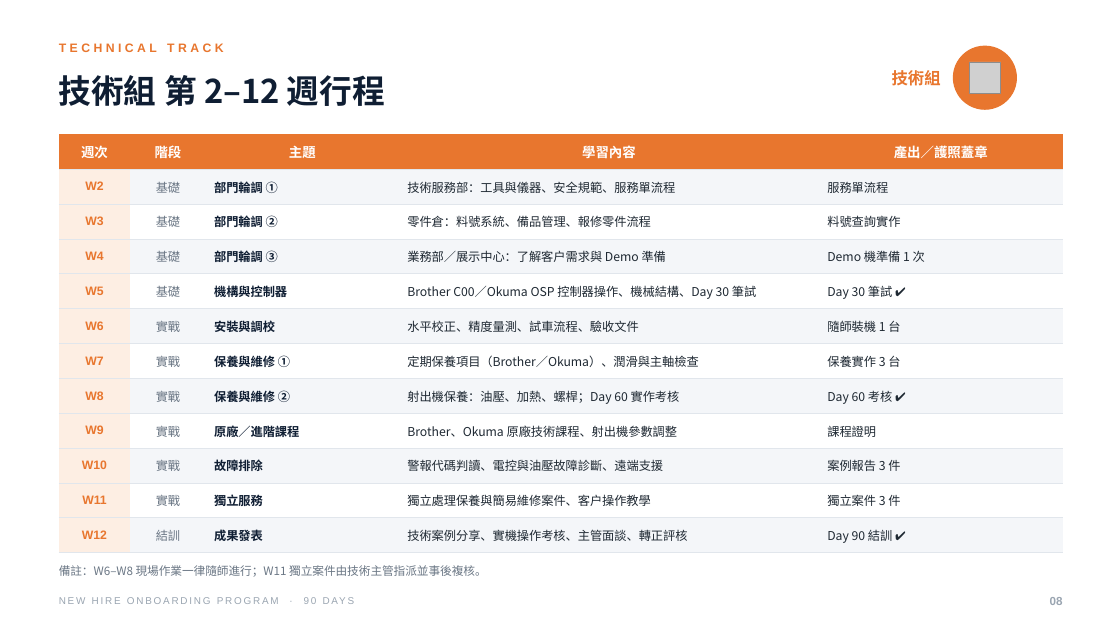
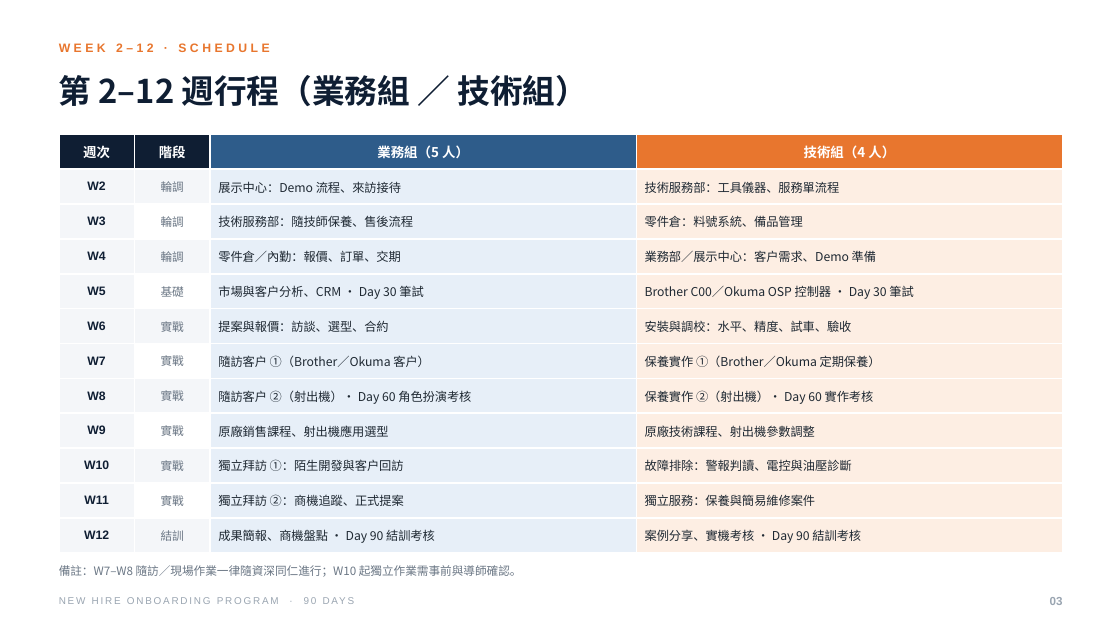
Before and after one commit to KiyotaJesse/apex-public-data, a slide deck: slide 4 of 新人90天教育訓練計畫.pptx (slide 9 before the commit). Drawn at 1120x630 pixels with LibreOffice and Linux fonts; fonts in the diff are those of the drawing; grey boxes stand for pictures. Boxes give left, top, right and bottom in pixels: in the first picture for what was removed or moved away, otherwise in the second. Text is boxed around its words. In the diff, an @@ line names an element or a change of style, - is before the commit and + after.

```diff
--- a/新人90天教育訓練計畫.pptx
+++ b/新人90天教育訓練計畫.pptx
@@ text at [59, 43, 269, 52]: text changed @@
-TECHNICAL TRACK
+WEEK 2–12 · SCHEDULE
@@ ellipse removed at [954, 46, 1017, 109] @@
@@ text at [59, 75, 588, 106]: text changed @@
-技術組 第 2–12 週行程
+第 2–12 週行程（業務組 ／ 技術組）
@@ text removed at [892, 70, 941, 86] @@
-技術組
@@ picture removed at [970, 62, 1002, 94] @@
@@ table at [59, 134, 1064, 547] @@
-column 2: 階段 | 基礎 | 基礎 | 基礎 | 基礎 | 實戰 | 實戰 | 實戰 | 實戰 | 實戰 | 實戰 | 結訓
-column 3: 主題 | 部門輪調 ① | 部門輪調 ② | 部門輪調 ③ | 機構與控制器 | 安裝與調校 | 保養與維修 ① | 保養與維修 ② | 原廠／進階課程 | 故障排除 | 獨立服務 | 成果發表
-column 4: 學習內容 | 技術服務部：工具與儀器、安全規範、服務單流程 | 零件倉：料號系統、備品管理、報修零件流程 | 業務部／展示中心：了解客戶需求與 Demo 準備 | Brother C00／Okuma OSP 控制器操作、機械結構、Day 30 筆試 | 水平校正、精度量測、試車流程、驗收文件 | 定期保養項目（Brother／Okuma）、潤滑與主軸檢查 | 射出機保養：油壓、加熱、螺桿；Day 60 實作考核 | Brother、Okuma 原廠技術課程、射出機參數調整 | 警報代碼判讀、電控與油壓故障診斷、遠端支援 | 獨立處理保養與簡易維修案件、客戶操作教學 | 技術案例分享、實機操作考核、主管面談、轉正評核
-column 5: 產出／護照蓋章 | 服務單流程 | 料號查詢實作 | Demo 機準備 1 次 | Day 30 筆試 ✔ | 隨師裝機 1 台 | 保養實作 3 台 | Day 60 考核 ✔ | 課程證明 | 案例報告 3 件 | 獨立案件 3 件 | Day 90 結訓 ✔
+column 2: 階段 | 輪調 | 輪調 | 輪調 | 基礎 | 實戰 | 實戰 | 實戰 | 實戰 | 實戰 | 實戰 | 結訓
+column 3: 業務組（5 人） | 展示中心：Demo 流程、來訪接待 | 技術服務部：隨技師保養、售後流程 | 零件倉／內勤：報價、訂單、交期 | 市場與客戶分析、CRM ・ Day 30 筆試 | 提案與報價：訪談、選型、合約 | 隨訪客戶 ①（Brother／Okuma 客戶） | 隨訪客戶 ②（射出機）・ Day 60 角色扮演考核 | 原廠銷售課程、射出機應用選型 | 獨立拜訪 ①：陌生開發與客戶回訪 | 獨立拜訪 ②：商機追蹤、正式提案 | 成果簡報、商機盤點 ・ Day 90 結訓考核
+column 4: 技術組（4 人） | 技術服務部：工具儀器、服務單流程 | 零件倉：料號系統、備品管理 | 業務部／展示中心：客戶需求、Demo 準備 | Brother C00／Okuma OSP 控制器 ・ Day 30 筆試 | 安裝與調校：水平、精度、試車、驗收 | 保養實作 ①（Brother／Okuma 定期保養） | 保養實作 ②（射出機）・ Day 60 實作考核 | 原廠技術課程、射出機參數調整 | 故障排除：警報判讀、電控與油壓診斷 | 獨立服務：保養與簡易維修案件 | 案例分享、實機考核 ・ Day 90 結訓考核
@@ text at [59, 565, 522, 577]: text changed @@
-備註：W6–W8 現場作業一律隨師進行；W11 獨立案件由技術主管指派並事後複核。
+備註：W7–W8 隨訪／現場作業一律隨資深同仁進行；W10 起獨立作業需事前與導師確認。
```
Also in this commit, not shown: 5 other slides changed, 1 slide added, 14 slides removed.
